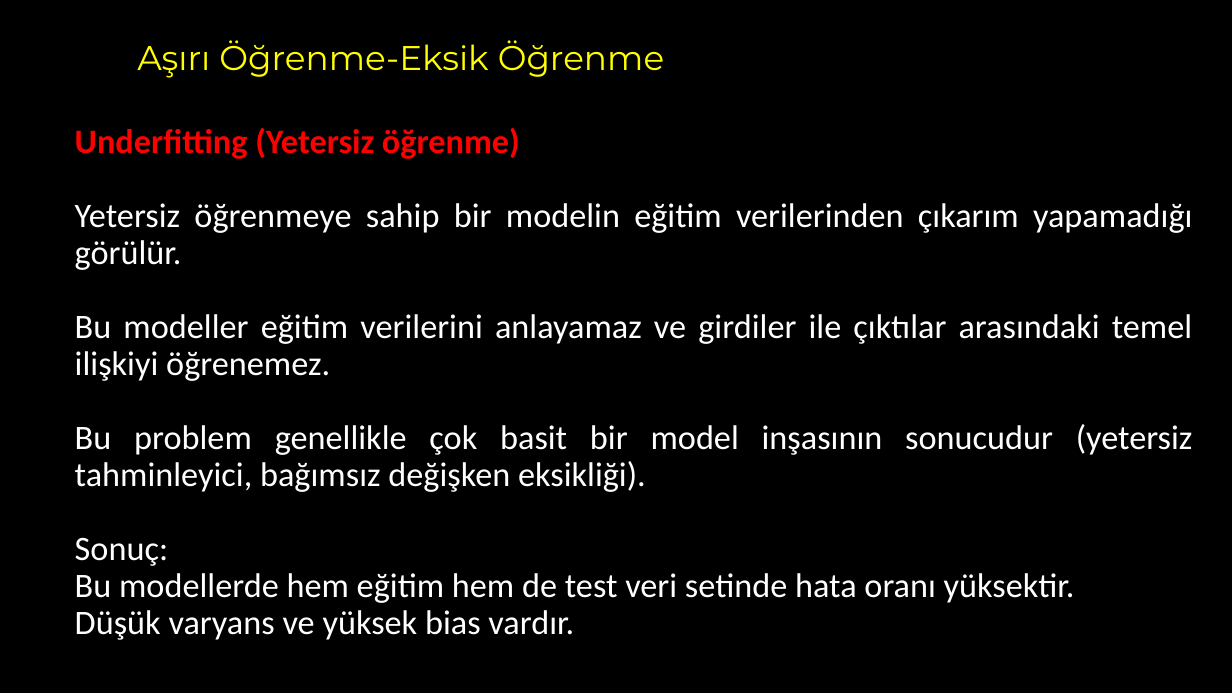
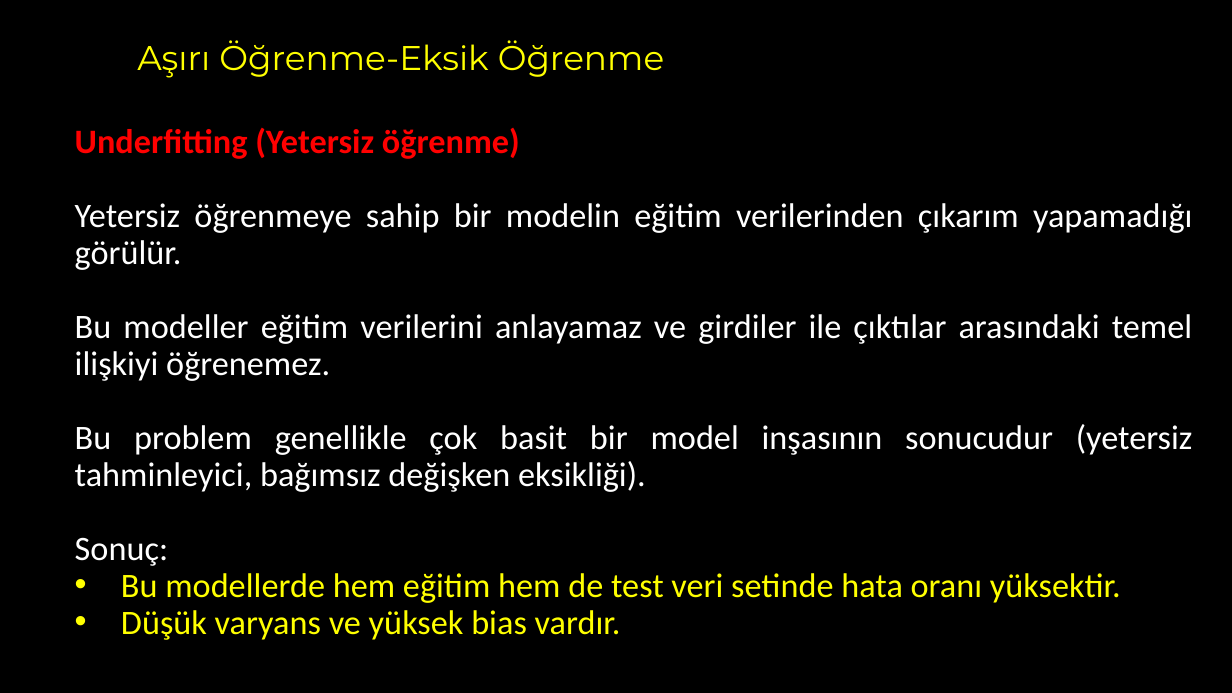
Before and after one commit to akaraci/Makine-Ogrenmesi, a slide deck: slide 22 of Sunular/MÖT-Hafta-4 - Underfitting_and_Overfitting.pptx (slide 21 before the commit). Drawn at 1232x693 pixels with LibreOffice and Linux fonts; fonts in the diff are those of the drawing. Boxes give left, top, right and bottom in pixels: in the first picture for what was removed or moved away, otherwise in the second. Text is boxed around its words. In the diff, an @@ line names an element or a change of style, - is before the commit and + after.

```diff
--- a/Sunular/MÖT-Hafta-4 - Underfitting_and_Overfitting.pptx
+++ b/Sunular/MÖT-Hafta-4 - Underfitting_and_Overfitting.pptx
@@ text at (x1=121, y1=573, x2=1121, y2=640): text colour #FFFFFF to #FFFF00 in "Bu modellerde hem eğitim hem de test ...", "Düşük varyans ve yüksek bias vardır."; bullet none to • @@
```
Also in this commit, not shown: 9 other slides changed, 1 slide added, 1 slide removed.
